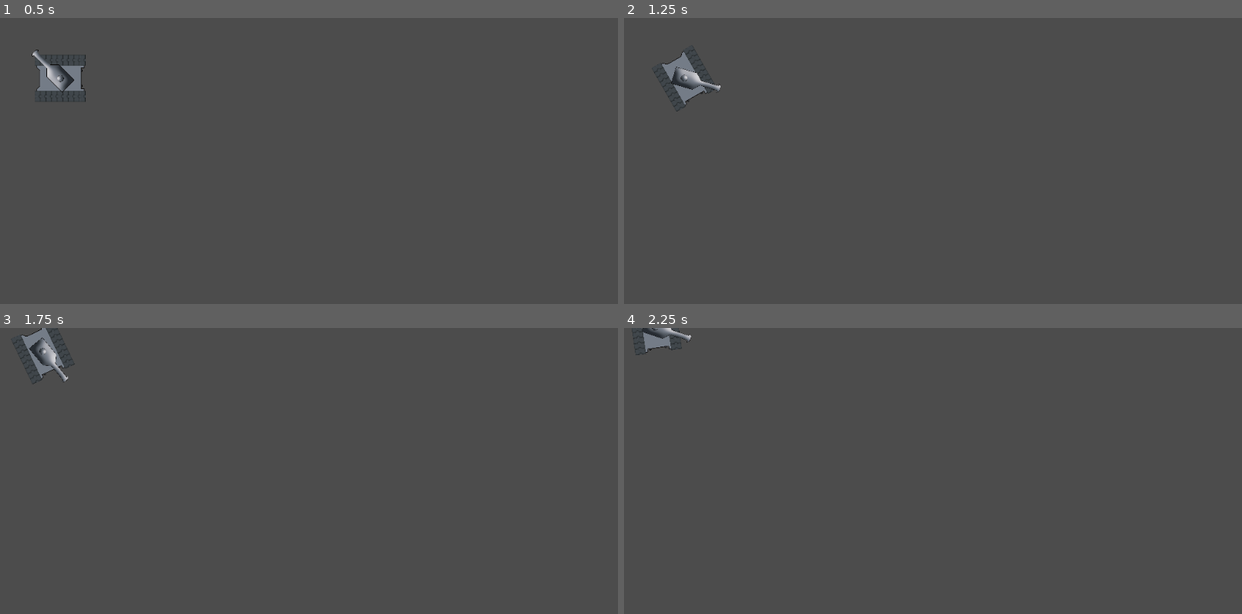
Above: before the commit, frames 1-4 (two rows, left to right).
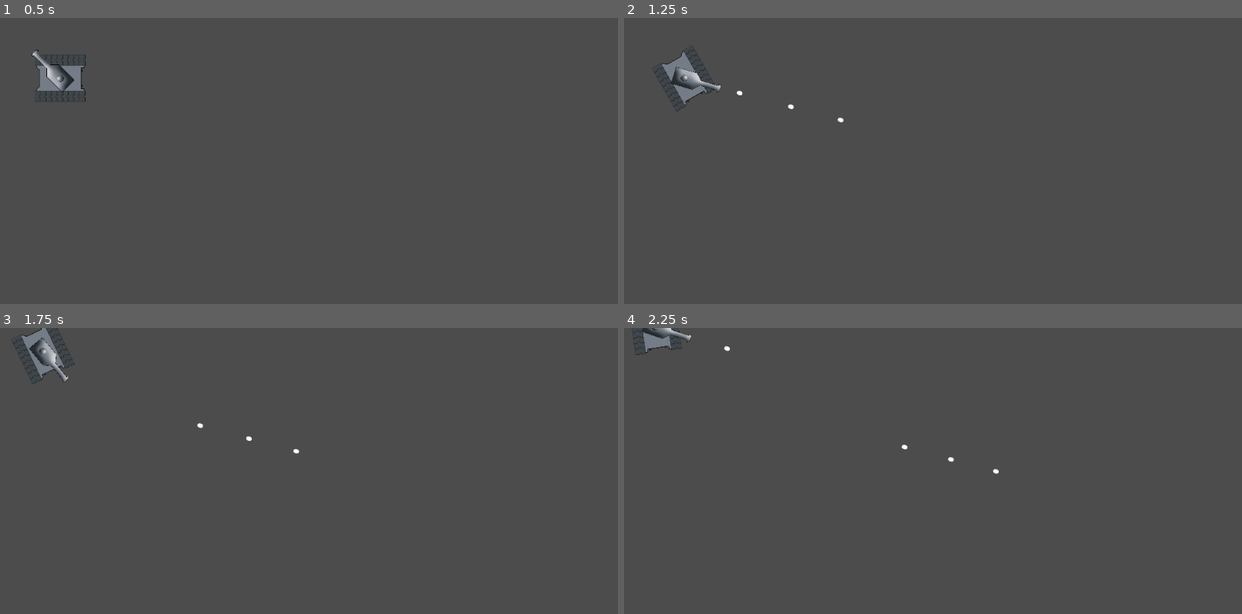
Above: after the commit, the same moments.

Repository: rlcomstock3/TopDownTank
Game: Godot game, scene res://Main.tscn
Same seed, same stepped clock (60 frames per second), same inputs: the game is played once before the commit and once after it.
Inputs (mouse positions are in pixels of both pictures, inside the frame that each line leads up to):
- Up to frame 1 (0.5 s): no input
- Up to frame 2 (1.25 s): tap Enter at 0.5 s; move the mouse to (1068, 181) at 0.52 s; press the mouse at (1068, 181) at 0.53 s; hold D (right) from 0.53 s (still down)
- Up to frame 3 (1.75 s): move the mouse to (185, 528) at 1.27 s; release D (right) at 1.28 s; release the mouse at (185, 528) at 1.28 s; hold S (back) from 1.28 s (still down); click (185, 528) at 1.35 s
- Up to frame 4 (2.25 s): move the mouse to (994, 428) at 2.02 s; release S (back) at 2.03 s; press the mouse at (994, 428) at 2.03 s; hold D (right) from 2.03 s (still down)

Frame 1 is identical in both runs. In frame 2, less than 0.1% of the frame differs, in the area x 18-36%, y 25-37%; in frame 3, less than 0.1%; in frame 4, less than 0.1%, in the area x 16-61%, y 6-52%.

Commit message:
Added Bullets
Bullets can now shoot with mouse click

Diff:
--- /dev/null
+++ b/godot/Bullet.tscn
@@ -0,0 +1,21 @@
+[gd_scene load_steps=3 format=2]
+
+[ext_resource path="res://art/Bullet.png" type="Texture" id=1]
+
+[sub_resource type="CapsuleShape2D" id=1]
+radius = 4.0
+height = 2.0
+
+[node name="Bullet" type="RigidBody2D"]
+gravity_scale = 0.0
+
+[node name="Sprite" type="Sprite" parent="."]
+
+[node name="Bullet" type="Sprite" parent="Sprite"]
+rotation = 1.5708
+scale = Vector2( 0.4, 0.4 )
+texture = ExtResource( 1 )
+
+[node name="CollisionShape2D" type="CollisionShape2D" parent="."]
+rotation = 1.5708
+shape = SubResource( 1 )
--- a/godot/Player.gd
+++ b/godot/Player.gd
@@ -2,9 +2,14 @@
 
 export (int) var speed = 150
 export (float) var rotation_speed = 1.5
+export (int) var bullet_speed = 300
 
 var velocity = Vector2()
 var rotation_dir = 0
+var can_fire = true
+var fire_delay = .3
+
+var bullet = preload("res://Bullet.tscn")
 
 func get_input():
 	rotation_dir = 0
@@ -17,6 +22,17 @@
 		velocity = Vector2(-speed, 0).rotated(rotation)
 	if Input.is_action_pressed("forward"):
 		velocity = Vector2(speed, 0).rotated(rotation)
+	if Input.is_action_pressed("fire") and can_fire:
+		var bullet_instance = bullet.instance()
+		print($Sprite/TankBody/Turret.global_rotation)
+		print(global_rotation)
+		bullet_instance.position = $Sprite/TankBody/Turret.get_global_position() + Vector2(70,0).rotated($Sprite/TankBody/Turret.global_rotation)
+		bullet_instance.rotation = $Sprite/TankBody/Turret.global_rotation
+		bullet_instance.apply_impulse(Vector2(),Vector2(bullet_speed, 0).rotated($Sprite/TankBody/Turret.global_rotation))
+		get_tree().get_root().add_child(bullet_instance)
+		can_fire = false
+		yield(get_tree().create_timer(fire_delay), "timeout")
+		can_fire = true
 
 	$Sprite/TankBody/Turret.look_at(get_global_mouse_position())
 
--- a/godot/Player.tscn
+++ b/godot/Player.tscn
@@ -32,7 +32,6 @@
 texture = ExtResource( 3 )
 
 [node name="Turret" type="Sprite" parent="Sprite/TankBody"]
-scale = Vector2( 1, 1 )
 texture = ExtResource( 2 )
 offset = Vector2( 217, 0 )
 flip_h = true
--- a/godot/project.godot
+++ b/godot/project.godot
@@ -13,6 +13,10 @@
 config/name="TopDownTank"
 run/main_scene="res://Main.tscn"
 config/icon="res://icon.png"
+
+[global]
+
+release=false
 
 [input]
 
@@ -40,6 +44,11 @@
 , Object(InputEventKey,"resource_local_to_scene":false,"resource_name":"","device":0,"alt":false,"shift":false,"control":false,"meta":false,"command":false,"pressed":false,"scancode":16777233,"physical_scancode":0,"unicode":0,"echo":false,"script":null)
  ]
 }
+fire={
+"deadzone": 0.5,
+"events": [ Object(InputEventMouseButton,"resource_local_to_scene":false,"resource_name":"","device":0,"alt":false,"shift":false,"control":false,"meta":false,"command":false,"button_mask":0,"position":Vector2( 0, 0 ),"global_position":Vector2( 0, 0 ),"factor":1.0,"button_index":1,"pressed":false,"doubleclick":false,"script":null)
+ ]
+}
 
 [physics]
 
Binary file added: godot/art/Bullet.png
Not shown, added: godot/art/Bullet.png.import
Not shown, added: godot/export_presets.cfg
